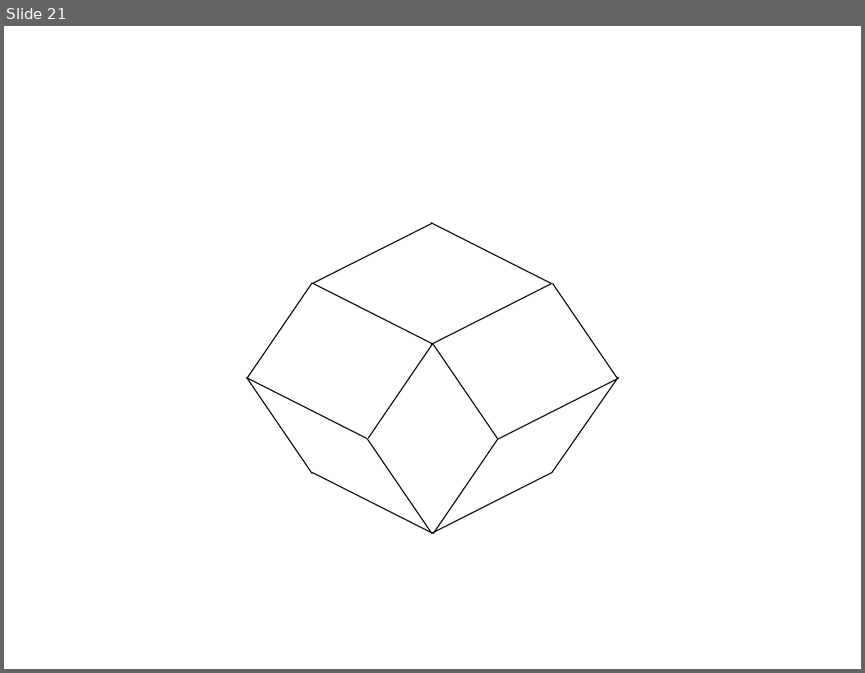
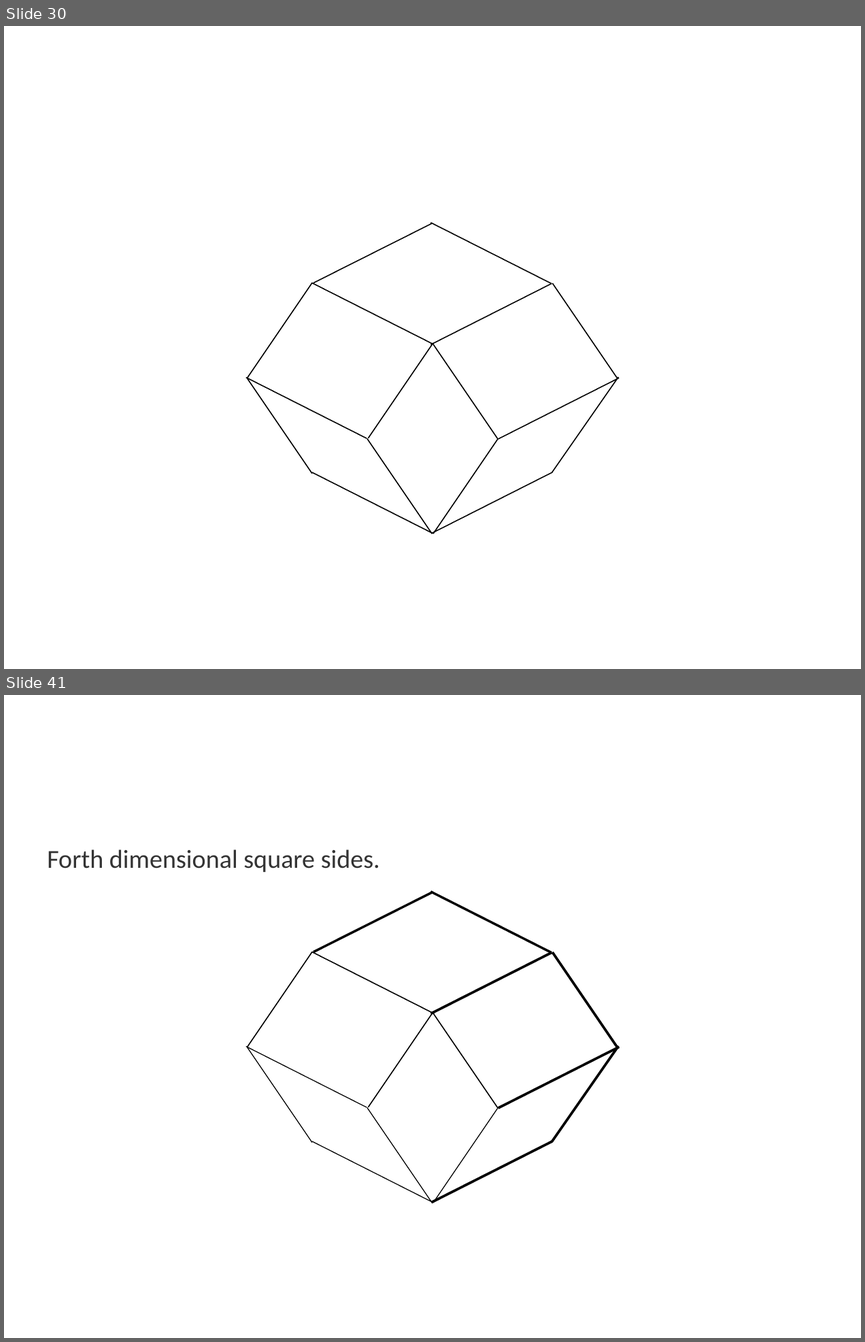
Before and after one commit to tigerfarm/tfpfiles, a slide deck: books/content/cubes/4DrawEinsteinCube1a.odp. Shown one above the other, each under a label of ours: slide 21 before the commit, slides 30 and 41 after it; the slides between them are not shown. The pictures are 865x673 and 865x1342 pixels, drawn with LibreOffice and Linux fonts; fonts in the diff are those of the drawing; background and template pictures are left out. Boxes give left, top, right and bottom in pixels: in the first picture for what was removed or moved away, otherwise in the second. Text is boxed around its words. In the diff, an @@ line names an element or a change of style, - is before the commit and + after.

```diff
--- a/books/content/cubes/4DrawEinsteinCube1a.odp
+++ b/books/content/cubes/4DrawEinsteinCube1a.odp
@@ slide 41 added at [4, 695, 861, 1338], background picture (left out) @@
@@ text added at [47, 849, 380, 872], 24 pt, text #333333 @@
+Forth dimensional square sides.
@@ line added from (313, 951) to (432, 892), #000000 2.15 pt @@
@@ line added from (431, 892) to (551, 952), #000000 2.15 pt @@
@@ line added from (247, 1047) to (313, 951), #000000 0.99 pt @@
@@ line added from (312, 951) to (433, 1013), #000000 0.99 pt @@
@@ line added from (431, 1014) to (551, 952), #000000 2.3 pt @@
@@ line added from (553, 952) to (617, 1047), #000000 2.3 pt @@
@@ line added from (368, 1107) to (433, 1012), #000000 0.99 pt @@
@@ line added from (433, 1012) to (498, 1108), #000000 0.99 pt @@
@@ line added from (246, 1047) to (367, 1107), #000000 0.79 pt @@
@@ line added from (247, 1047) to (312, 1142), #000000 0.79 pt @@
@@ line added from (498, 1108) to (619, 1047), #000000 2.3 pt @@
@@ line added from (552, 1141) to (618, 1046), #000000 2.3 pt @@
@@ line added from (367, 1108) to (432, 1203), #000000 0.79 pt @@
@@ line added from (433, 1203) to (498, 1108), #000000 0.79 pt @@
@@ line added from (312, 1141) to (433, 1202), #000000 0.79 pt @@
@@ line added from (432, 1202) to (552, 1141), #000000 2.3 pt @@
@@ what was slide 21 is now slide 30 @@
```
Also in this commit, not shown: 9 slides changed, 31 other slides added, 1 other file.
